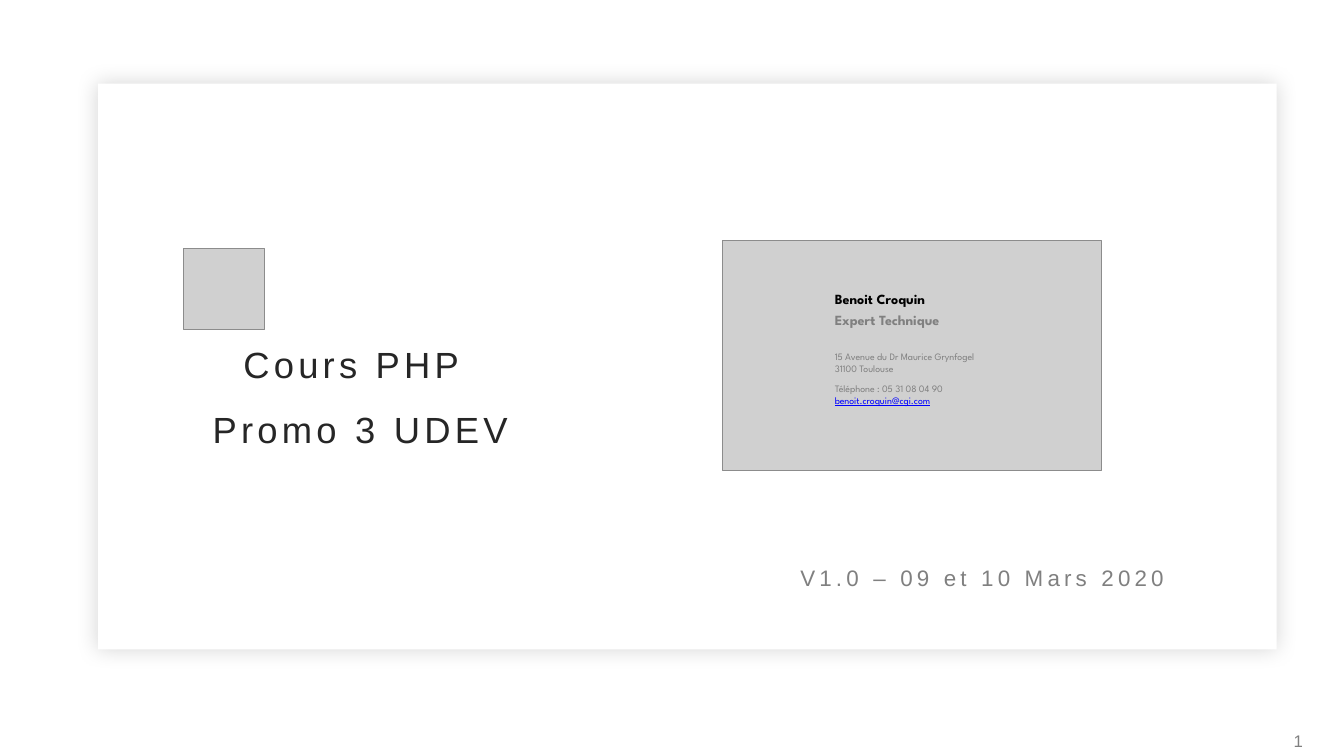
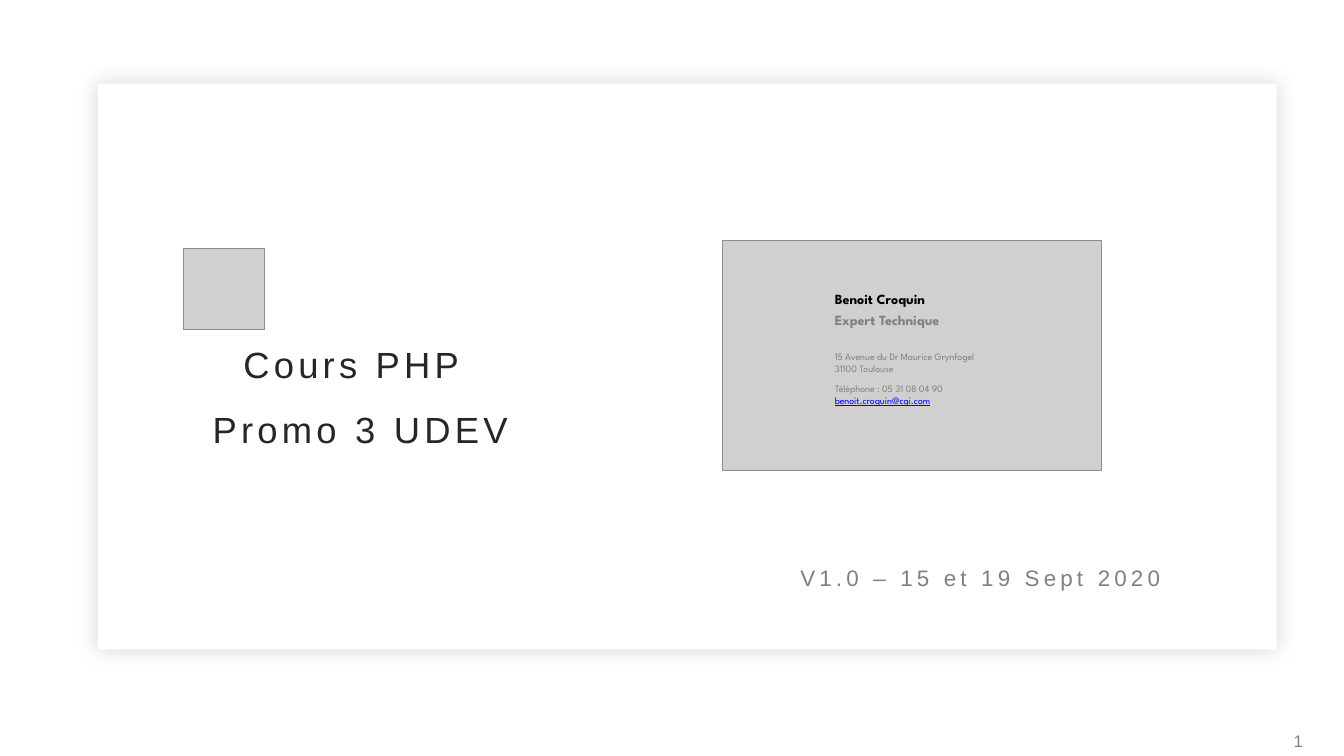
Before and after one commit to drupestre/phpudev, a slide deck: slide 1 of php_v0.1.pptx. Drawn at 1344x756 pixels with LibreOffice and Linux fonts; fonts in the diff are those of the drawing; grey boxes stand for pictures; background and template pictures are left out. Boxes give left, top, right and bottom in pixels: in the first picture for what was removed or moved away, otherwise in the second. Text is boxed around its words. In the diff, an @@ line names an element or a change of style, - is before the commit and + after.

```diff
--- a/php_v0.1.pptx
+++ b/php_v0.1.pptx
@@ text at bbox=[800, 570, 1160, 591]: text changed @@
-V1.0 – 09 et 10 Mars 2020
+V1.0 – 15 et 19 Sept 2020
```
Also in this commit, not shown: 28 other slides changed.
